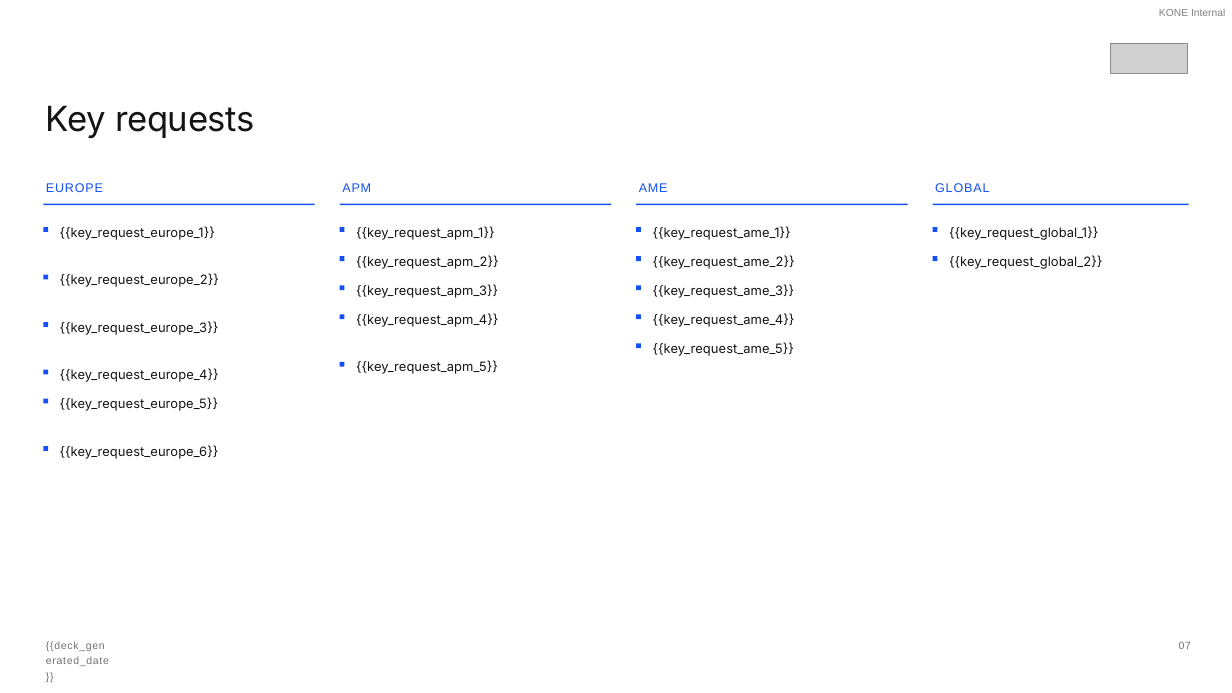
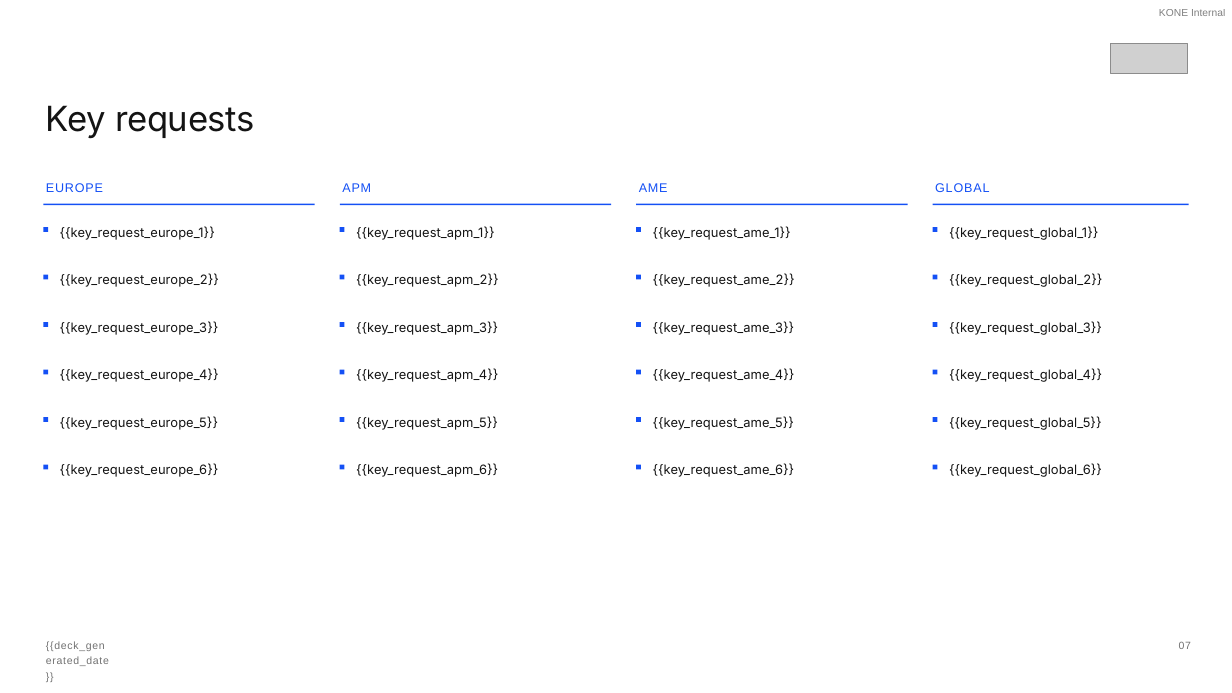
Before and after one commit to arvindl1989/hub-tools, a slide deck: slide 7 of kpi-app/backend/templates/marketing_hub_deck.pptx. Drawn at 1232x693 pixels with LibreOffice and Linux fonts; fonts in the diff are those of the drawing; grey boxes stand for pictures. Boxes give left, top, right and bottom in pixels: in the first picture for what was removed or moved away, otherwise in the second. Text is boxed around its words. In the diff, an @@ line names an element or a change of style, - is before the commit and + after.

```diff
--- a/kpi-app/backend/templates/marketing_hub_deck.pptx
+++ b/kpi-app/backend/templates/marketing_hub_deck.pptx
@@ text "{{key_request_apm_2}}": place and size @@
-text "{{key_request_apm_2}}" at <box>356,255,499,269</box>
+text "{{key_request_apm_2}}" at <box>356,273,499,287</box>
@@ text "{{key_request_ame_2}}": place and size @@
-text "{{key_request_ame_2}}" at <box>653,255,795,269</box>
+text "{{key_request_ame_2}}" at <box>653,273,795,287</box>
@@ text "{{key_request_global_2}}": place and size @@
-text "{{key_request_global_2}}" at <box>949,255,1102,269</box>
+text "{{key_request_global_2}}" at <box>949,273,1102,287</box>
@@ 5 rectangles, 2 texts: place and size @@
-5 rectangles, 2 texts at <box>43,256,937,459</box>
+5 rectangles, 2 texts at <box>43,274,937,477</box>
@@ rectangle: place and size @@
-rectangle at <box>340,286,345,290</box>
+rectangle at <box>340,323,345,327</box>
@@ text "{{key_request_apm_3}}": place and size @@
-text "{{key_request_apm_3}}" at <box>356,284,498,298</box>
+text "{{key_request_apm_3}}" at <box>356,321,498,335</box>
@@ rectangle: place and size @@
-rectangle at <box>637,286,641,290</box>
+rectangle at <box>637,323,641,327</box>
@@ text "{{key_request_ame_3}}": place and size @@
-text "{{key_request_ame_3}}" at <box>653,284,795,298</box>
+text "{{key_request_ame_3}}" at <box>653,321,795,335</box>
@@ rectangle added at <box>933,323,937,327</box>, fill #1450F5 @@
@@ text added at <box>949,321,1102,335</box>, 10.1 pt, text #141414 @@
+{{key_request_global_3}}
@@ text "{{key_request_apm_4}}": place and size @@
-text "{{key_request_apm_4}}" at <box>356,313,498,327</box>
+text "{{key_request_apm_4}}" at <box>356,368,498,382</box>
@@ 3 rectangles: place and size @@
-3 rectangles at <box>340,314,641,367</box>
+3 rectangles at <box>340,370,641,421</box>
@@ text "{{key_request_ame_4}}": place and size @@
-text "{{key_request_ame_4}}" at <box>653,313,795,327</box>
+text "{{key_request_ame_4}}" at <box>653,368,795,382</box>
@@ rectangle added at <box>933,370,937,374</box>, fill #1450F5 @@
@@ text added at <box>949,368,1102,382</box>, 10.1 pt, text #141414 @@
+{{key_request_global_4}}
@@ text "{{key_request_apm_5}}": place and size @@
-text "{{key_request_apm_5}}" at <box>356,360,498,374</box>
+text "{{key_request_apm_5}}" at <box>356,416,498,430</box>
@@ rectangle: place and size @@
-rectangle at <box>637,344,641,348</box>
+rectangle at <box>637,417,641,421</box>
@@ text "{{key_request_ame_5}}": place and size @@
-text "{{key_request_ame_5}}" at <box>653,342,794,356</box>
+text "{{key_request_ame_5}}" at <box>653,416,794,430</box>
@@ rectangle added at <box>933,417,937,421</box>, fill #1450F5 @@
@@ text added at <box>949,416,1102,430</box>, 10.1 pt, text #141414 @@
+{{key_request_global_5}}
@@ rectangle added at <box>340,465,345,470</box>, fill #1450F5 @@
@@ text added at <box>356,463,498,477</box>, 10.1 pt, text #141414 @@
+{{key_request_apm_6}}
@@ rectangle added at <box>637,465,641,470</box>, fill #1450F5 @@
@@ text added at <box>653,463,795,477</box>, 10.1 pt, text #141414 @@
+{{key_request_ame_6}}
@@ rectangle added at <box>933,465,937,470</box>, fill #1450F5 @@
@@ text added at <box>949,463,1102,477</box>, 10.1 pt, text #141414 @@
+{{key_request_global_6}}
```
Also in this commit, not shown: 3 other files.
